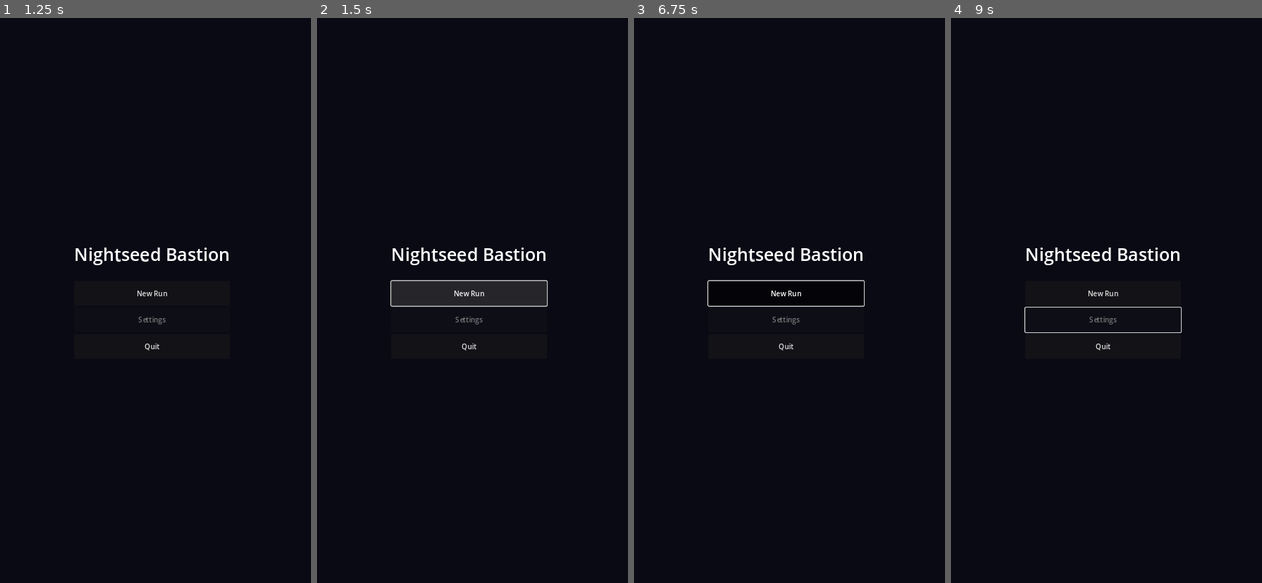
Above: before the commit, frames 1-4 (left to right).
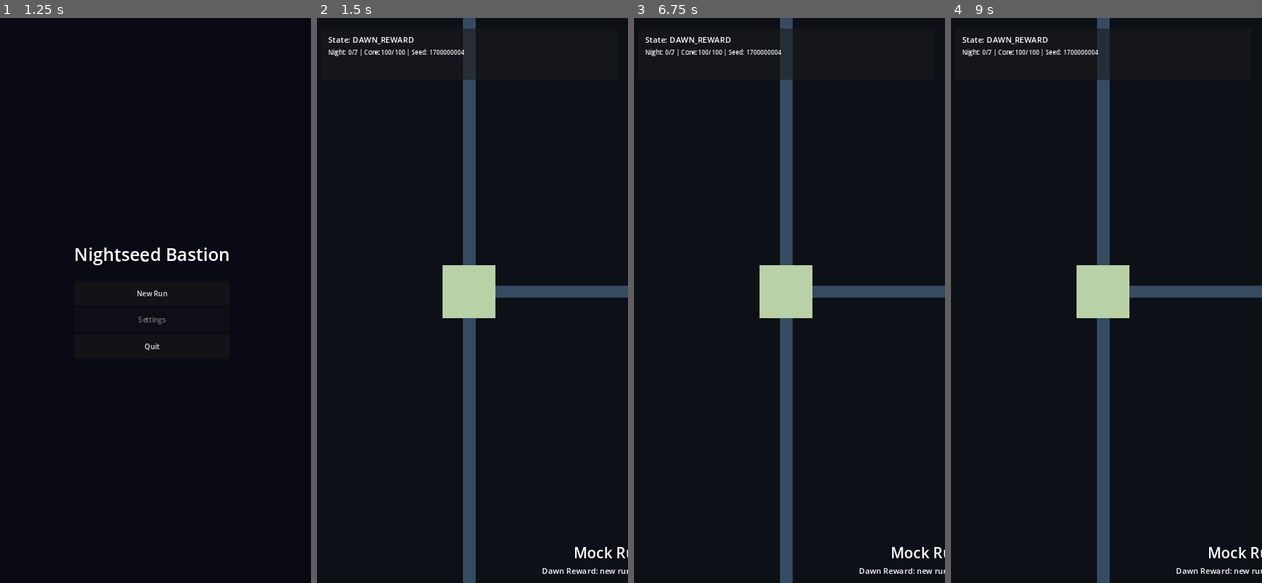
Above: after the commit, the same moments.

Repository: jeiel85/nightseed-bastion-android
Game: Godot game, scene res://scenes/boot/Boot.tscn
The game is run twice, just before and just after one commit, with the same random seed, the same clock (stepped at 60 frames per second) and the same inputs.
Inputs (mouse positions are in pixels of both pictures, inside the frame that each line leads up to):
- Up to frame 1 (1.25 s): tap Enter at 0.5 s; move the mouse to (220, 272) at 0.52 s; hold D from 0.53 s (still down); hold J from 0.53 s (still down); click (220, 272) at 0.67 s
- Up to frame 2 (1.5 s): release D at 1.25 s; release J at 1.25 s; click "New Run" at 1.25 s
- Up to frame 3 (6.75 s): click (786, 294) at 2 s, where only the run before the commit has a clickable "New Run"; tap Space at 2.75, 4.25, 5.75 s; move the mouse to (724, 328) at 2.77 s; hold S 2.78-3.53 s; tap K at 2.85, 4.35, 5.85 s; tap Enter at 3.5, 5 s; move the mouse to (817, 176) at 3.52 s; hold D 3.53-4.28 s; hold J 3.53-4.28 s; move the mouse to (770, 413) at 4.27 s; hold W 4.28-5.03 s; click (770, 413) at 4.42 s; move the mouse to (882, 385) at 5.02 s; hold J 5.03-5.78 s; hold A 5.03-6.53 s; move the mouse to (689, 215) at 5.77 s; move the mouse to (801, 300) at 6.52 s; hold S from 6.53 s (still down); hold J from 6.53 s (still down); click (801, 300) at 6.67 s
- Up to frame 4 (9 s): move the mouse to (1056, 159) at 7.27 s; release S at 7.28 s; release J at 7.28 s; hold D 7.28-8.03 s; tap K at 7.35, 8.85 s; move the mouse to (1171, 272) at 8.02 s; hold W 8.03-8.78 s; hold J 8.03-8.78 s; move the mouse to (1041, 328) at 8.77 s; hold D from 8.78 s (still down); click (1041, 328) at 8.92 s

Frame 1 is identical in both runs. In frame 2, 7.6% of the frame differs, in the area x 3-100%, y 0-100%; in frame 3, 7.6%; in frame 4, 7.5%.

Commit message:
feat: 런 상태 머신 목 플로우 연결

Diff:
--- /dev/null
+++ b/scenes/game/GameRoot.tscn
@@ -0,0 +1,106 @@
+[gd_scene load_steps=2 format=3 uid="uid://nsbgameroot001"]
+
+[ext_resource type="Script" path="res://scripts/game/GameRootController.gd" id="1_game_root"]
+
+[node name="GameRoot" type="Node2D"]
+script = ExtResource("1_game_root")
+
+[node name="WorldRoot" type="Node2D" parent="."]
+
+[node name="Background" type="ColorRect" parent="WorldRoot"]
+offset_right = 720.0
+offset_bottom = 1280.0
+color = Color(0.055, 0.065, 0.095, 1)
+
+[node name="CoreMarker" type="ColorRect" parent="WorldRoot"]
+offset_left = 300.0
+offset_top = 560.0
+offset_right = 420.0
+offset_bottom = 680.0
+color = Color(0.72, 0.82, 0.65, 1)
+
+[node name="LaneNorth" type="ColorRect" parent="WorldRoot"]
+offset_left = 346.0
+offset_right = 374.0
+offset_bottom = 560.0
+color = Color(0.21, 0.29, 0.38, 1)
+
+[node name="LaneEast" type="ColorRect" parent="WorldRoot"]
+offset_left = 420.0
+offset_top = 606.0
+offset_right = 720.0
+offset_bottom = 634.0
+color = Color(0.21, 0.29, 0.38, 1)
+
+[node name="LaneSouth" type="ColorRect" parent="WorldRoot"]
+offset_left = 346.0
+offset_top = 680.0
+offset_right = 374.0
+offset_bottom = 1280.0
+color = Color(0.21, 0.29, 0.38, 1)
+
+[node name="UILayer" type="CanvasLayer" parent="."]
+
+[node name="DebugPanel" type="PanelContainer" parent="UILayer"]
+offset_left = 24.0
+offset_top = 24.0
+offset_right = 696.0
+offset_bottom = 140.0
+
+[node name="MarginContainer" type="MarginContainer" parent="UILayer/DebugPanel"]
+theme_override_constants/margin_left = 16
+theme_override_constants/margin_top = 12
+theme_override_constants/margin_right = 16
+theme_override_constants/margin_bottom = 12
+
+[node name="VBoxContainer" type="VBoxContainer" parent="UILayer/DebugPanel/MarginContainer"]
+
+[node name="StateLabel" type="Label" parent="UILayer/DebugPanel/MarginContainer/VBoxContainer"]
+text = "State: RUN_INIT"
+theme_override_font_sizes/font_size = 18
+
+[node name="DetailsLabel" type="Label" parent="UILayer/DebugPanel/MarginContainer/VBoxContainer"]
+text = "Night: 0/7 | Core: 100/100 | Seed: 0"
+theme_override_font_sizes/font_size = 14
+
+[node name="CenterContainer" type="CenterContainer" parent="UILayer"]
+anchor_right = 1.0
+anchor_bottom = 1.0
+offset_right = 720.0
+offset_bottom = 1280.0
+
+[node name="VBoxContainer" type="VBoxContainer" parent="UILayer/CenterContainer"]
+alignment = 1
+
+[node name="TitleLabel" type="Label" parent="UILayer/CenterContainer/VBoxContainer"]
+horizontal_alignment = 1
+text = "Mock Run Flow"
+theme_override_font_sizes/font_size = 34
+
+[node name="MessageLabel" type="Label" parent="UILayer/CenterContainer/VBoxContainer"]
+custom_minimum_size = Vector2(620, 72)
+horizontal_alignment = 1
+autowrap_mode = 3
+text = "Initializing run."
+theme_override_font_sizes/font_size = 18
+
+[node name="ButtonRow" type="HBoxContainer" parent="UILayer/CenterContainer/VBoxContainer"]
+alignment = 1
+
+[node name="NextButton" type="Button" parent="UILayer/CenterContainer/VBoxContainer/ButtonRow"]
+custom_minimum_size = Vector2(160, 56)
+text = "Next"
+
+[node name="ClearNightButton" type="Button" parent="UILayer/CenterContainer/VBoxContainer/ButtonRow"]
+custom_minimum_size = Vector2(160, 56)
+text = "Clear Night"
+disabled = true
+
+[node name="LoseNightButton" type="Button" parent="UILayer/CenterContainer/VBoxContainer/ButtonRow"]
+custom_minimum_size = Vector2(160, 56)
+text = "Lose Night"
+disabled = true
+
+[connection signal="pressed" from="UILayer/CenterContainer/VBoxContainer/ButtonRow/NextButton" to="." method="_on_next_button_pressed"]
+[connection signal="pressed" from="UILayer/CenterContainer/VBoxContainer/ButtonRow/ClearNightButton" to="." method="_on_clear_night_button_pressed"]
+[connection signal="pressed" from="UILayer/CenterContainer/VBoxContainer/ButtonRow/LoseNightButton" to="." method="_on_lose_night_button_pressed"]
--- /dev/null
+++ b/scripts/game/GameRootController.gd
@@ -0,0 +1,133 @@
+extends Node2D
+## Mock run controller for P0-003.
+## Owns the phase state machine until concrete gameplay scenes replace it.
+
+@onready var _state_label: Label = $UILayer/DebugPanel/MarginContainer/VBoxContainer/StateLabel
+@onready var _details_label: Label = $UILayer/DebugPanel/MarginContainer/VBoxContainer/DetailsLabel
+@onready var _message_label: Label = $UILayer/CenterContainer/VBoxContainer/MessageLabel
+@onready var _next_button: Button = $UILayer/CenterContainer/VBoxContainer/ButtonRow/NextButton
+@onready var _clear_button: Button = $UILayer/CenterContainer/VBoxContainer/ButtonRow/ClearNightButton
+@onready var _lose_button: Button = $UILayer/CenterContainer/VBoxContainer/ButtonRow/LoseNightButton
+
+var _state_machine: RunStateMachine
+var _night_cleared: bool = false
+
+func _ready() -> void:
+	_state_machine = RunStateMachine.new()
+	_state_machine.name = "RunStateMachine"
+	add_child(_state_machine)
+	_state_machine.state_changed.connect(_on_state_changed)
+	_state_machine.initialize(RunStateMachine.STATE_RUN_INIT, {
+		"map_id": RunManager.map_id,
+		"hero_id": RunManager.hero_id,
+		"seed": RunManager.seed,
+	})
+	_transition_to(RunStateMachine.STATE_DAWN_REWARD, {"reason": "run_initialized"})
+
+func _transition_to(next_state: StringName, payload: Dictionary = {}) -> bool:
+	var accepted := _state_machine.transition_to(next_state, payload)
+	if accepted:
+		_update_overlay()
+	return accepted
+
+func _on_state_changed(_previous_state: StringName, next_state: StringName) -> void:
+	match next_state:
+		RunStateMachine.STATE_DAWN_REWARD:
+			if RunManager.night_index == 0:
+				_message_label.text = "Dawn Reward: new run provisions are ready."
+			else:
+				_message_label.text = "Dawn Reward: night %d cleared." % RunManager.night_index
+		RunStateMachine.STATE_DAY_BUILD:
+			_message_label.text = "Day Build: mock build planning phase."
+		RunStateMachine.STATE_DUSK_OMEN:
+			_message_label.text = "Dusk Omen: lane threats previewed."
+		RunStateMachine.STATE_DUSK_BARGAIN:
+			_message_label.text = "Dusk Bargain: bargain skipped for mock flow."
+		RunStateMachine.STATE_NIGHT_INTRO:
+			_message_label.text = "Night Intro: countdown placeholder."
+		RunStateMachine.STATE_NIGHT_COMBAT:
+			RunManager.night_index = max(1, RunManager.night_index + 1)
+			_night_cleared = false
+			EventBus.night_started.emit(RunManager.night_index)
+			_message_label.text = "Night Combat: resolve the mock night."
+		RunStateMachine.STATE_NIGHT_RESOLUTION:
+			if _night_cleared:
+				EventBus.night_completed.emit(RunManager.night_index)
+				_message_label.text = "Night Resolution: victory."
+			else:
+				_message_label.text = "Night Resolution: defeat."
+		RunStateMachine.STATE_RUN_WIN:
+			RunManager.end_run(true)
+			_message_label.text = "Run Win: final night cleared."
+		RunStateMachine.STATE_RUN_LOSE:
+			if RunManager.active:
+				RunManager.end_run(false, "mock_core_destroyed")
+			_message_label.text = "Run Lose: Bastion Core destroyed."
+		RunStateMachine.STATE_META_REWARD:
+			_message_label.text = "Meta Reward: result saved placeholder."
+		RunStateMachine.STATE_MAIN_MENU:
+			SceneRouter.go_to_main_menu()
+	_update_overlay()
+
+func _on_next_button_pressed() -> void:
+	match _state_machine.current_state:
+		RunStateMachine.STATE_DAWN_REWARD:
+			_transition_to(RunStateMachine.STATE_DAY_BUILD, {"reward_id": "mock_supplies"})
+		RunStateMachine.STATE_DAY_BUILD:
+			_transition_to(RunStateMachine.STATE_DUSK_OMEN)
+		RunStateMachine.STATE_DUSK_OMEN:
+			_transition_to(RunStateMachine.STATE_DUSK_BARGAIN)
+		RunStateMachine.STATE_DUSK_BARGAIN:
+			_transition_to(RunStateMachine.STATE_NIGHT_INTRO)
+		RunStateMachine.STATE_NIGHT_INTRO:
+			_transition_to(RunStateMachine.STATE_NIGHT_COMBAT)
+		RunStateMachine.STATE_NIGHT_COMBAT:
+			_transition_to(RunStateMachine.STATE_DAWN_REWARD)
+		RunStateMachine.STATE_NIGHT_RESOLUTION:
+			if _night_cleared and RunManager.night_index >= RunManager.max_nights:
+				_transition_to(RunStateMachine.STATE_RUN_WIN)
+			elif _night_cleared:
+				_transition_to(RunStateMachine.STATE_DAWN_REWARD)
+			else:
+				_transition_to(RunStateMachine.STATE_RUN_LOSE)
+		RunStateMachine.STATE_RUN_WIN, RunStateMachine.STATE_RUN_LOSE:
+			_transition_to(RunStateMachine.STATE_META_REWARD)
+		RunStateMachine.STATE_META_REWARD:
+			_transition_to(RunStateMachine.STATE_MAIN_MENU)
+		_:
+			push_warning("[GameRoot] no manual transition for %s" % _state_machine.current_state)
+	_update_overlay()
+
+func _on_clear_night_button_pressed() -> void:
+	if _state_machine.current_state != RunStateMachine.STATE_NIGHT_COMBAT:
+		_transition_to(RunStateMachine.STATE_NIGHT_RESOLUTION)
+		return
+	_night_cleared = true
+	_transition_to(RunStateMachine.STATE_NIGHT_RESOLUTION, {"cleared": true})
+
+func _on_lose_night_button_pressed() -> void:
+	if _state_machine.current_state != RunStateMachine.STATE_NIGHT_COMBAT:
+		_transition_to(RunStateMachine.STATE_RUN_LOSE)
+		return
+	RunManager.core_hp = 0
+	_night_cleared = false
+	_transition_to(RunStateMachine.STATE_NIGHT_RESOLUTION, {"cleared": false})
+
+func _update_overlay() -> void:
+	if _state_label == null:
+		return
+	_state_label.text = "State: %s" % _state_machine.current_state
+	_details_label.text = "Night: %d/%d | Core: %d/%d | Seed: %d" % [
+		RunManager.night_index,
+		RunManager.max_nights,
+		RunManager.core_hp,
+		RunManager.core_hp_max,
+		RunManager.seed,
+	]
+	var in_combat := _state_machine.current_state == RunStateMachine.STATE_NIGHT_COMBAT
+	_clear_button.disabled = not in_combat
+	_lose_button.disabled = not in_combat
+	if in_combat:
+		_next_button.disabled = true
+	else:
+		_next_button.disabled = false
--- a/scripts/ui/MainMenuController.gd
+++ b/scripts/ui/MainMenuController.gd
@@ -3,8 +3,8 @@
 ## Placeholder main menu. Real menu work happens under P1-007.
 
 func _on_new_run_pressed() -> void:
-	# Real wiring will live in P0-003 / P0-005.
-	push_warning("[MainMenu] New Run pressed — RunStateMachine wiring pending.")
+	RunManager.start_new_run(&"moonwell_bastion", &"vagrant_warden")
+	SceneRouter.go_to_game_root()
 
 func _on_quit_pressed() -> void:
 	get_tree().quit()
Not shown, changed: CHANGELOG.md
Not shown, changed: HISTORY.md
Not shown, changed: docs/13_BACKLOG.md
Not shown, changed: docs/20_DECISION_LOG.md
